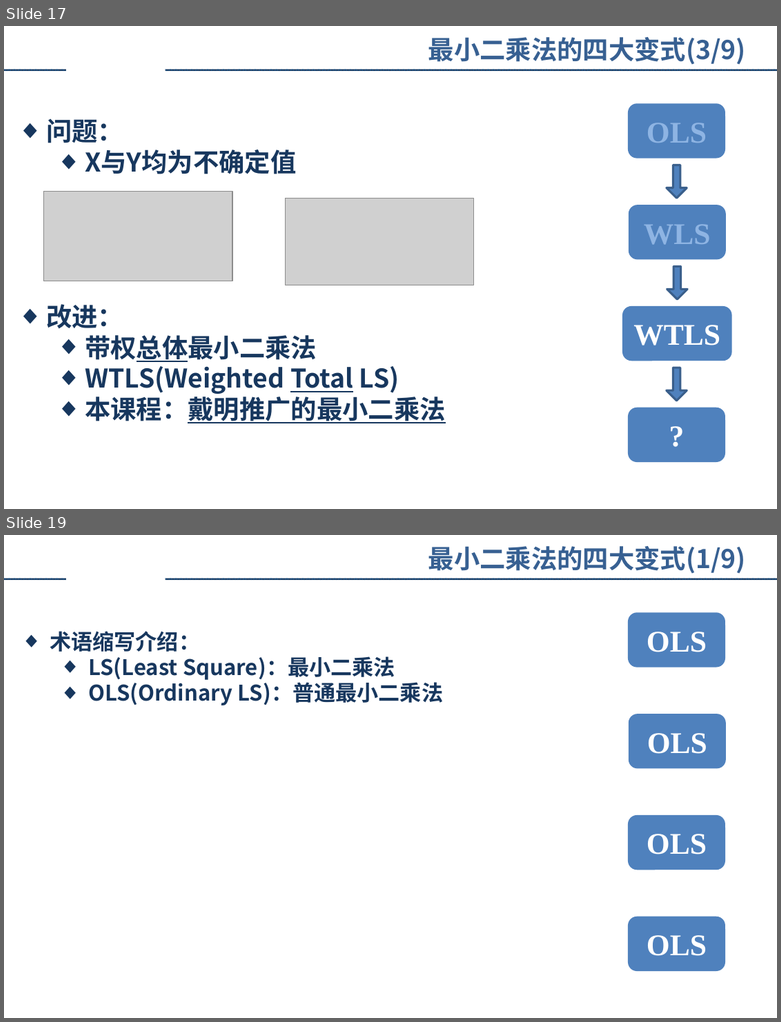
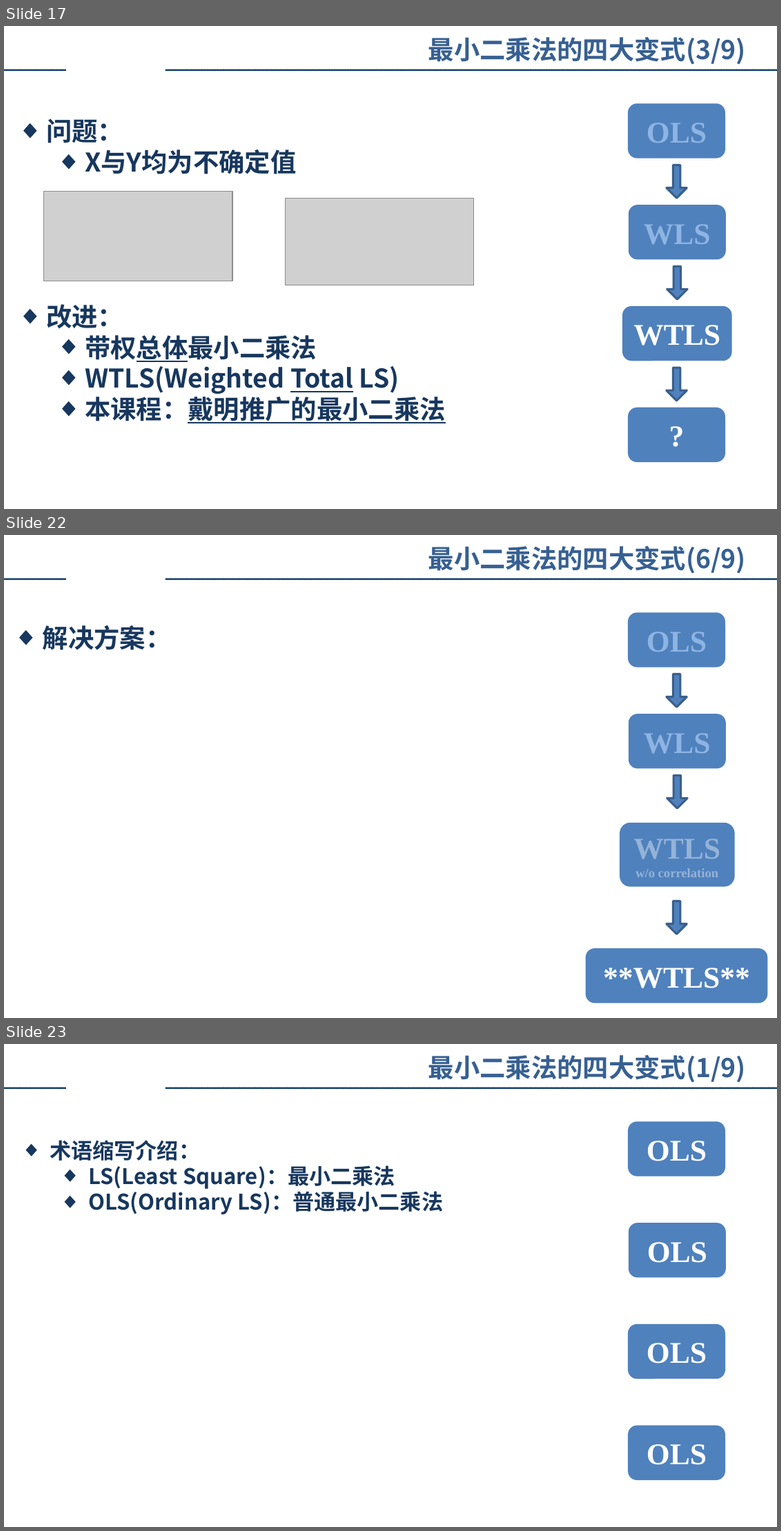
Before and after one commit to augusto-13/ErrorTheory_discussion_ppt, a slide deck: 2023-4-9.pptx. Shown one above the other, each under a label of ours: slides 17 and 19 before the commit, slides 17, 22 and 23 after it; the slides between them are not shown. The pictures are 781x1022 and 781x1531 pixels, drawn with LibreOffice and Linux fonts; fonts in the diff are those of the drawing; grey boxes stand for pictures; background and template pictures are left out. Boxes give left, top, right and bottom in pixels: in the first picture for what was removed or moved away, otherwise in the second. Text is boxed around its words. In the diff, an @@ line names an element or a change of style, - is before the commit and + after.

```diff
--- a/2023-4-9.pptx
+++ b/2023-4-9.pptx
@@ slide 22 added at [4,535,777,1018], background #FFFFFF; not listed: 2 template elements that a slide beside it also shows @@
@@ text added at [428,546,746,574], 24 pt, text #376092, bold @@
+最小二乘法的四大变式(6/9)
@@ rounded rectangle added at [628,612,725,667], fill #4F81BD, 28 pt, text #8EB4E3, bold @@
+OLS
@@ text added at [43,625,172,650], 24 pt, text #17375E, bold @@
+◆ 解决方案：
@@ right arrow added at [666,674,687,707], fill #4F81BD, outline #3A5F8C 2 pt @@
@@ rounded rectangle added at [628,714,726,768], fill #4F81BD, 28 pt, text #8EB4E3, bold @@
+WLS
@@ right arrow added at [668,775,688,808], fill #4F81BD, outline #3A5F8C 2 pt @@
@@ rounded rectangle added at [619,823,734,887], fill #4F81BD, 12 pt, text #95B3D7, bold @@
+WTLS
+w/o correlation
@@ right arrow added at [666,901,687,934], fill #4F81BD, outline #3A5F8C 2 pt @@
@@ rounded rectangle added at [585,948,768,1004], fill #4F81BD, 28 pt, text #FFFFFF, bold @@
+**WTLS**
@@ what was slide 19 is now slide 23 @@
```
Also in this commit, not shown: 1 slide changed, 3 other slides added.
